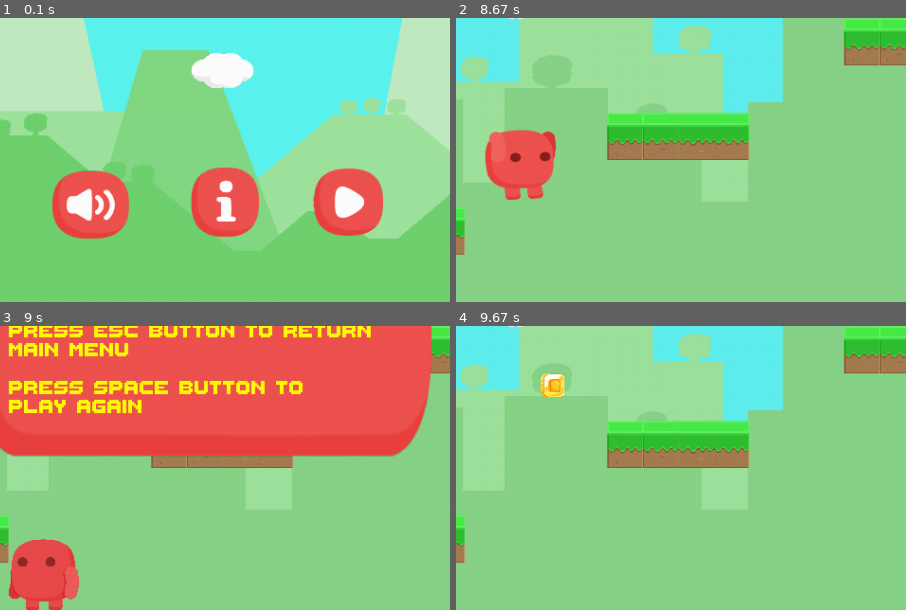
Above: before the commit, frames 1-4 (two rows, left to right).
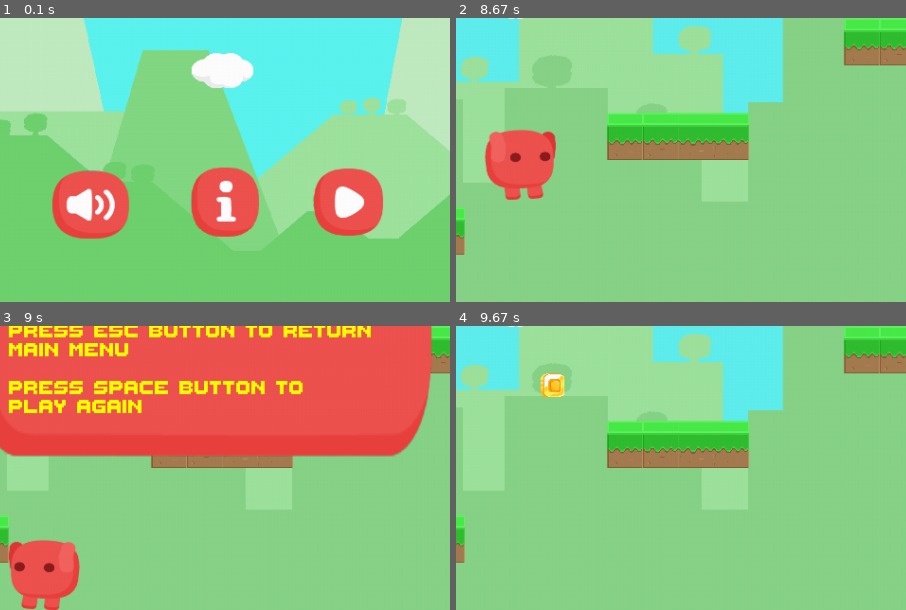
Above: after the commit, the same moments.

Repository: bahamashina/pygame
Game: pygame game, started from main.py
Same seed, same stepped clock (60 frames per second), same inputs: the game is played once before the commit and once after it.
Inputs (mouse positions are % of the whole screen's width and height, from its top left):
- Up to frame 1 (0.1 s): no input
- Up to frame 2 (8.67 s): click (64, 85) at 0.38 s; hold Right 0.67-1.13 s; move the mouse to (46, 54) at 0.7 s; hold Up 1.17-1.47 s; hold Right 1.5-1.97 s; hold Left 2-2.53 s; hold Left 2.57-2.97 s; hold Up 3-3.37 s; hold Right 3.4-4.03 s; tap Esc at 4.57 s; click (64, 89) at 4.95 s; hold Right 5.23-5.7 s; move the mouse to (14, 47) at 5.27 s; hold Up 5.73-6.03 s; hold Right 6.07-6.53 s; hold Left 6.57-7.1 s; hold Left 7.13-7.53 s; hold Up 7.57-7.93 s; hold Right 7.97-8.6 s; hold Left from 8.63 s (still down)
- Up to frame 3 (9 s): keep holding Left
- Up to frame 4 (9.67 s): release Left at 9.1 s; tap Space at 9.13, 9.53 s; hold Right from 9.47 s (still down)
The pictures show only the part of the screen within x 25-75%, y 50-100%; the shares and areas given below are measured in that part.

Frames 1-2 are identical in both runs. In frame 3, 1.2% of the frame differs, in the area x 1-18%, y 75-100%; in frame 4, nothing differs.

Commit message:
some changes

Diff:
--- a/main.py
+++ b/main.py
@@ -24,7 +24,6 @@
 menu_button_2=pygame.transform.scale(pygame.image.load('pictures/menu_button_2.png'),(80,80))
 options_titles=pygame.transform.scale(pygame.image.load('pictures/options_titles.png'),(300,300))
 example_buttons=pygame.transform.scale(pygame.image.load('pictures/example_buttons.png'),(50,250))
-# explosionSound=pygame.mixer.Sound('sounds/explosion.wav')
 
 
 
@@ -42,15 +41,15 @@
 
 def buttons_animation():
 	global button_tick,button_anim
-	if button_tick ==50:
+	if button_tick == 50:
 		button_anim = False
 	elif button_tick == 0:
 		button_anim = True
 
 	if button_anim:
-		button_tick +=2
+		button_tick += 2
 	else:
-		button_tick -=2
+		button_tick -= 2
 
 
 class Player(pygame.sprite.Sprite):
@@ -67,10 +66,11 @@
 
 		self.images=[pygame.transform.scale(pygame.image.load('pictures/hero.png'),(75,75)),
             pygame.transform.scale(pygame.image.load('pictures/jump.png'),(75,75)),
-                    pygame.transform.scale(pygame.image.load('pictures/fall.png'),(75,75))]
-		self.image_anim=[]
+                    pygame.transform.scale(pygame.image.load('pictures/fall.png'),(75,75)),
+					# pygame.transform.scale(pygame.image.load('pictures/die.png'),(75,75))
+					]
+		self.image_anim = []
 		self.image = self.images[0]
-		# Установите ссылку на изображение прямоугольника
 		self.rect = self.image.get_rect()
 
 		# Задаем вектор скорости игрока
@@ -133,7 +133,7 @@
 			self.change_y = 1
 		else:
 			self.change_y += 0.95
-			if self.change_y >0:
+			if self.change_y > 0:
 				if(self.right): # Проверяем куда он смотрит и если что, то переворачиваем его
 					self.image=self.images[2]
 				else:
@@ -144,11 +144,7 @@
 			done=True
 			self.change_y = 0
 			self.rect.y = screenheight - self.rect.height
-			if(self.right): # Проверяем куда он смотрит и если что, то переворачиваем его
-				self.image=self.images[0]
-			else:
-				self.image=self.images[0]
-				self.flip()
+			# self.image = self.images[3]
 
 	def jump(self):
 		# Обработка прыжка
@@ -160,7 +156,7 @@
 		self.rect.y -= 10
 
 		# Если все в порядке, прыгаем вверх
-		if len(platform_hit_list) > 0 or self.rect.bottom >= screenheight:
+		if len(platform_hit_list) > 0:
 			self.change_y = -16
 			if(self.right): # Проверяем куда он смотрит и если что, то переворачиваем его
 				self.image=self.images[1]
@@ -225,10 +221,10 @@
 		global current_level_no
 		self.rect = screen.blit(self.images[0],(x,y))
 
-		if self.open_chest >=40:
+		if self.open_chest >= 40:
 			self.cnt=1
 
-		col=self.rect.colliderect(player.rect)
+		col = self.rect.colliderect(player.rect)
 
 		if col:
 			if self.cnt == 0:
@@ -259,8 +255,8 @@
 		self.image = pygame.transform.scale(pygame.image.load('pictures/enemy.png'),(150,150))
 		# Установите ссылку на изображение прямоугольника
 		self.rect = self.image.get_rect()
-		self.timer=0
-		self.anim =True
+		self.timer = 0
+		self.anim = True
 
 
 	def draw(self,player,x,y):
@@ -269,7 +265,7 @@
 		self.speed=2
 
 		if self.timer == 200:
-			self.anim=False
+			self.anim = False
 		elif self.timer == 0:
 			self.anim = True
 
@@ -278,12 +274,13 @@
 		else:
 			self.timer -=self.speed
 		self.rect = screen.blit(self.image,(x+self.timer,y))
-		collision=self.rect.colliderect(player.rect)
+		collision = self.rect.colliderect(player.rect)
 
 		if collision:
 			done=True
 		else:
 			screen.blit(self.image,(x+self.timer,y))
+
 
 
 class Coin(pygame.sprite.Sprite):
@@ -312,21 +309,21 @@
 	def draw(self,player,x,y):
 		global current_level_no,coin_count
 
-		if self.coin_anim >=51:
-			self.coin_anim =0
+		if self.coin_anim >= 51:
+			self.coin_anim = 0
 
 
 		if self.coin_cnt == 0:
 			self.rect = screen.blit(self.images[0],(x,y))
 
-			self.col=self.rect.colliderect(player.rect)
-
-			if self.col==0:
+			self.col = self.rect.colliderect(player.rect)
+
+			if self.col == 0:
 				screen.blit(self.images[self.coin_anim//3],(x,y))
-				self.coin_anim+=1
+				self.coin_anim += 1
 			else:
-			 	coin_count +=1
-			 	self.coin_cnt=1
+			 	coin_count += 1
+			 	self.coin_cnt = 1
 
 
 # Класс для расстановки платформ на сцене
@@ -336,18 +333,18 @@
 		self.platform_list = pygame.sprite.Group()
 		# Ссылка на основного игрока
 		self.player = player
-		self.chest=Chest()
-		self.level=level
-		self.chests=[[700,225],[770,180],[650,260]]
-		self.coins=[]
-		self.enemy=Enemy()
+		self.chest = Chest()
+		self.level = level
+		self.chests = [[700,225],[770,180],[650,260]]
+		self.coins = []
+		self.enemy = Enemy()
 
 
 		self.enemies_pos=[[],[],[300,50]]
 
 		self.coins_pos = [[[175,450],[330,350],[575,250]],
                       [[125,330],[475,300],[600,200]],
-                      [[270,150],[330,350],[575,250]]]
+                      [[290,150],[330,350],[575,250]]]
 
 		self.coin_cnt =-1
 
@@ -453,7 +450,7 @@
 	game_over=True
 	while game_over:
 		screen.blit(pygame.transform.scale(pygame.image.load('pictures/title2.png'),(500,300)),(200,150))
-		if win :draw_text("               You Win",font3,(255,255,0),screen,250,225)
+		if win :draw_text("               You Won",font3,(255,255,0),screen,250,225)
 		else:draw_text("              You Lost",font3,(255,255,0),screen,250,225)
 		draw_text("You Score is : {} out of 9".format(coin_count),font3,(255,255,0),screen,250,250)
 		draw_text("Press ESC Button to return",font3,(255,255,0),screen,250,290)
@@ -491,9 +488,6 @@
 		player = Player()
 		win=False
 
-		# Создаем все уровни
-
-		# Устанавливаем текущий уровень
 		hero_pos = [[100,screenheight - 200],[50,200],[150,300]]
 
 		# Цикл будет до тех пор, пока пользователь не нажмет кнопку закрытия
@@ -503,9 +497,6 @@
 		clock = pygame.time.Clock()
 		level_list = [Level_01(player),Level_02(player),Level_03(player)]
 		hero_cnt = 0
-		# move=  [[[],[],[]],
-		# 		[[],[],[],[]],
-		# 		[[],[],[]]]
 		tick=0
 		anim=True
 
@@ -522,7 +513,7 @@
 			active_sprite_list.add(player)
 			# Отслеживание действий
 			for event in pygame.event.get():
-				if event.type == pygame.QUIT: # Если закрыл программу, то останавливаем цикл
+				if event.type == pygame.QUIT:
 					done = True
 
 				# Если нажали на стрелки клавиатуры, то двигаем объект
@@ -590,31 +581,31 @@
 	option=True
 
 	while option:
-		menu_button_rect = screen.blit(menu_button,(100,350+button_tick))
+		menu_button_rect = screen.blit(menu_button,(140,330+button_tick))
 		screen.blit(bg,(0,0))
-		screen.blit(options_titles,(250,200))
-		screen.blit(example_buttons,(600,220))
-
-		draw_text("""                  Instructions""",font2,(255,255,255),screen,270,220)
-		draw_text("""  Your main goal is to collect coins""",font2,(255,255,255),screen,270,290)
-		draw_text("""  and reach the chest""",font2,(255,255,255),screen,270,310)
-		draw_text("""  Don't fall to the ground """,font2,(255,255,255),screen,270,360)
-		draw_text("""  Use controll buttons (as shown)""",font2,(255,255,255),screen,270,380)
-		draw_text("""  to move your Hero""",font2,(255,255,255),screen,270,400)
-		draw_text("""               The Game Made by """,font2,(255,255,255),screen,270,445)
-		draw_text("""                     19BDTEAM""",font2,(255,255,255),screen,270,465)
+		screen.blit(options_titles,(300,180))
+		screen.blit(example_buttons,(640,200))
+
+		draw_text("""                  Instructions""",font2,(255,255,255),screen,320,200)
+		draw_text("""  Your main goal is to collect coins""",font2,(255,255,255),screen,320,270)
+		draw_text("""  and reach the chest""",font2,(255,255,255),screen,320,290)
+		draw_text("""  Don't fall to the ground """,font2,(255,255,255),screen,320,340)
+		draw_text("""  Use controll buttons (as shown)""",font2,(255,255,255),screen,320,360)
+		draw_text("""  to move your Hero""",font2,(255,255,255),screen,320,380)
+		draw_text("""               The Game Made by """,font2,(255,255,255),screen,320,425)
+		draw_text("""                     19BDTEAM""",font2,(255,255,255),screen,320,445)
 
 		buttons_animation()
 		mx,my = pygame.mouse.get_pos()
 
 		if menu_button_rect.collidepoint(mx,my):
-			screen.blit(menu_button_2,(98,348+button_tick))
+			screen.blit(menu_button_2,(138,328+button_tick))
 			if click:
 				pygame.mixer.music.load('music/click.mp3')
 				pygame.mixer.music.load('music/menu_music.mp3')
 				pygame.mixer.music.play(1)
 				option =False
-		else:screen.blit(menu_button,(100,350+button_tick))
+		else:screen.blit(menu_button,(140,330+button_tick))
 
 		click=False
 
Binary file added: pictures/die.png
